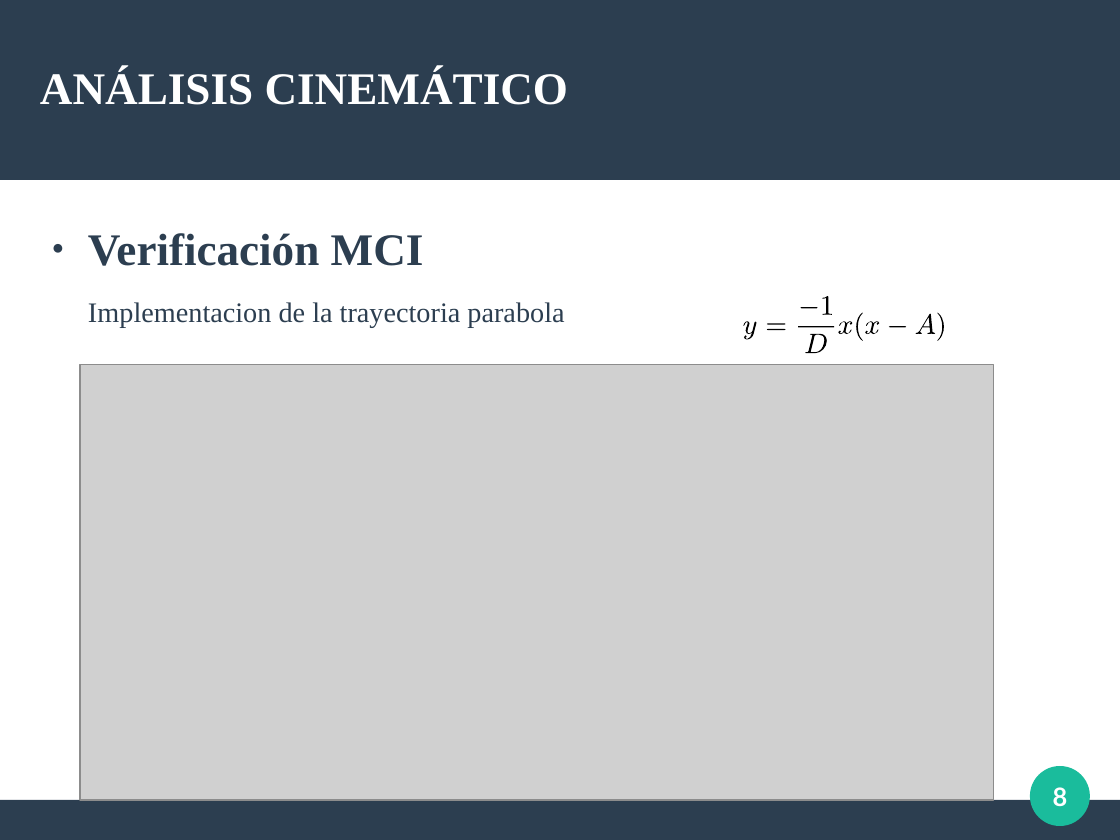
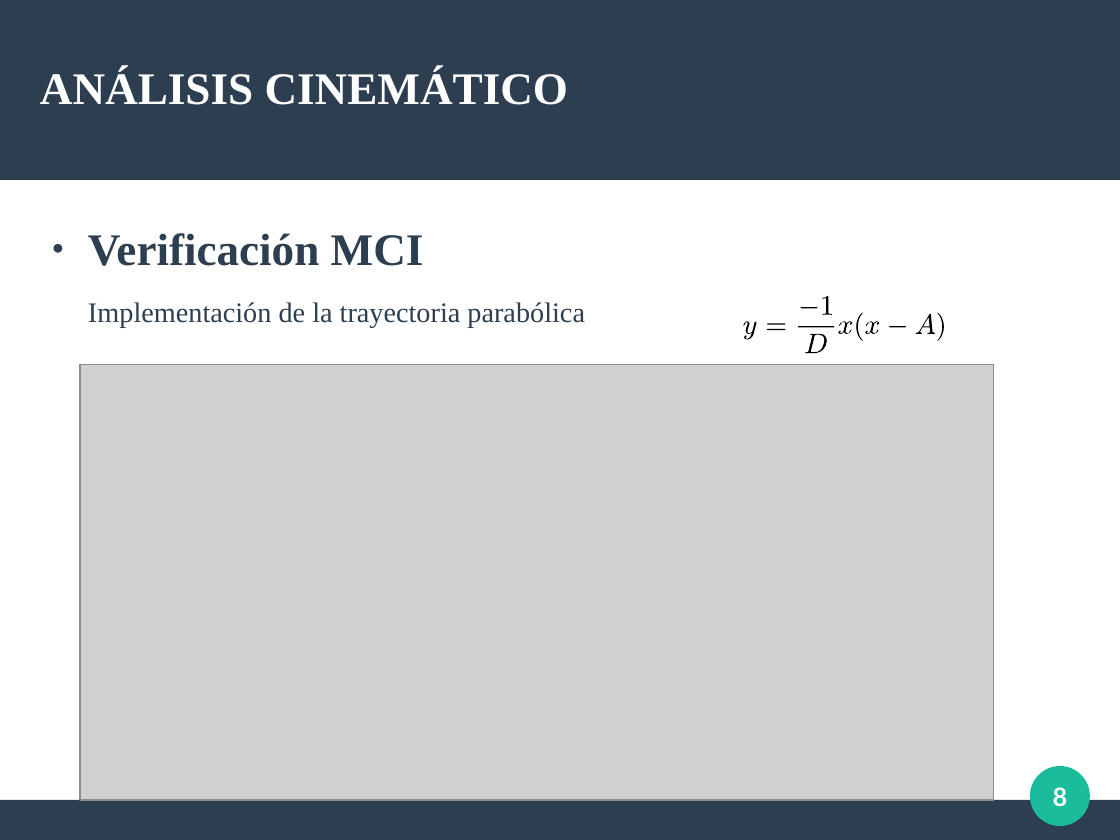
Before and after one commit to Arrivederccimamasita/Synchro_Drive_CyPR, a slide deck: slide 8 of Presentacion_defensa/defensa.odp. Drawn at 1120x840 pixels with LibreOffice and Linux fonts; fonts in the diff are those of the drawing; grey boxes stand for pictures. Boxes give left, top, right and bottom in pixels: in the first picture for what was removed or moved away, otherwise in the second. Text is boxed around its words. In the diff, an @@ line names an element or a change of style, - is before the commit and + after.

```diff
--- a/Presentacion_defensa/defensa.odp
+++ b/Presentacion_defensa/defensa.odp
@@ text at [88,302,585,327]: text changed @@
-Implementacion de la trayectoria parabola
+Implementación de la trayectoria parabólica
```
Also in this commit, not shown: 17 other slides changed, 5 slides added, 4 slides removed, 8 other files.
